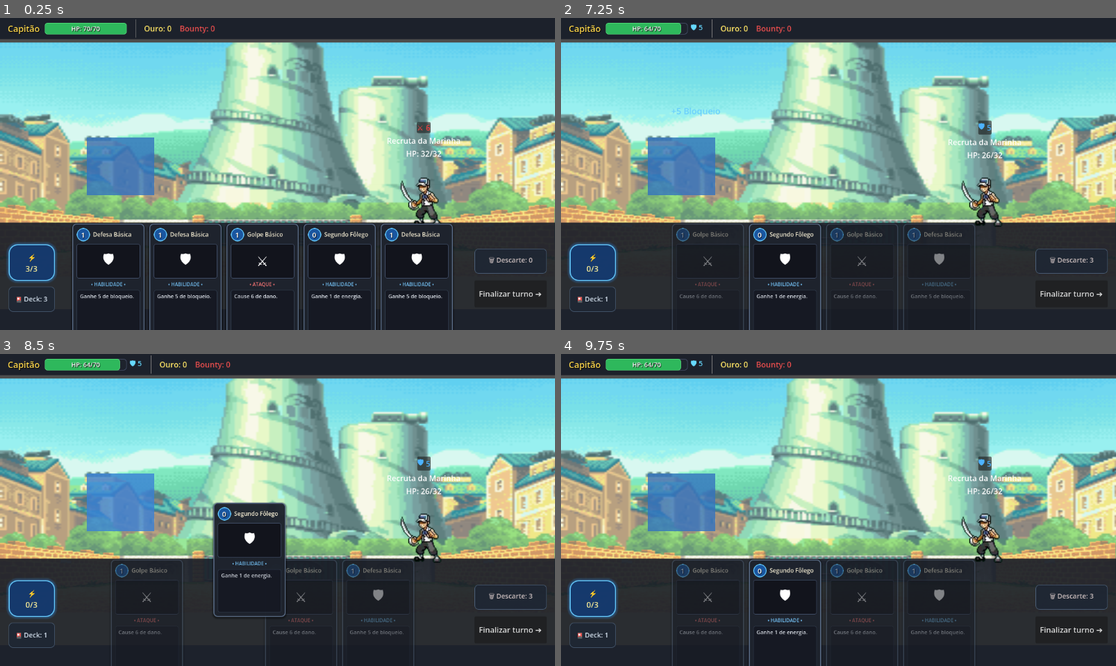
Above: before the commit, frames 1-4 (two rows, left to right).
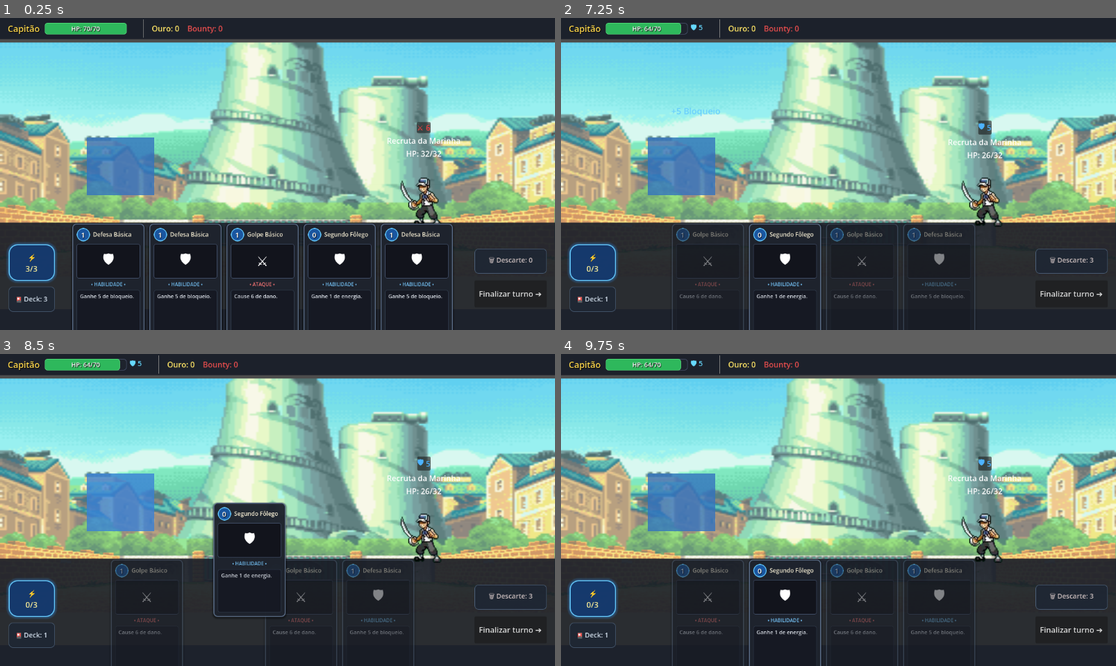
Above: after the commit, the same moments.

Repository: diogoasp/grand-voyage-deckbuilder
Game: Godot game, scene res://scenes/combat/CombatScene.tscn
Same seed, same stepped clock (60 frames per second), same inputs: the game is played once before the commit and once after it. This scene is started directly instead of the project's main scene.
Inputs (mouse positions are in pixels of both pictures, inside the frame that each line leads up to):
- Up to frame 1 (0.25 s): no input
- Up to frame 2 (7.25 s): click "Finalizar turno ➔" at 0.5 s; drag from (672, 280) to (894, 105) at 1.27 s; drag from (705, 280) to (810, 236) at 2.02 s; move the mouse to (783, 264) at 2.77 s; click (783, 264) at 2.92 s; drag from (672, 280) to (672, 127) at 3.52 s; drag from (744, 280) to (866, 174) at 4.27 s; drag from (821, 280) to (755, 96) at 5.02 s; move the mouse to (899, 280) at 5.77 s; click (899, 280) at 5.92 s; drag from (977, 280) to (727, 189) at 6.52 s
- Up to frame 3 (8.5 s): drag from (144, 616) to (333, 441) at 7.27 s; drag from (222, 616) to (249, 572) at 8.02 s
- Up to frame 4 (9.75 s): move the mouse to (860, 616) at 8.77 s; click (860, 616) at 8.92 s; drag from (938, 616) to (672, 463) at 9.52 s

The runs differ from the first frame. In frame 1, 0.2% of the frame differs, in the area x 24-41%, y 0-7%; in frame 2, 0.2%; in frame 3, 0.2%; in frame 4, 0.2%.

Commit message:
Adds a crew display to the top bar during combat, featuring icons and detailed tooltips

Diff:
--- a/data/crew/crew.json
+++ b/data/crew/crew.json
@@ -4,9 +4,11 @@
 	"name": "Dr. Lin",
 	"role": "Médico",
 	"rarity": "common",
+	"face_path": "res://assets/art/crew_chars/md_chefe/face.png",
 	"description": "Um médico errante que cuida da saúde da tripulação em troca de sustento na viagem.",
 	"food_cost_per_sector": 1,
 	"passive_heal_per_sector": 6,
+	"passive_description": "Cura +6 HP após cada travessia entre setores (consome 1 de comida).",
 	"associated_cards": ["field_medicine"],
 	"tags": ["doctor", "support"]
   },
@@ -15,9 +17,11 @@
 	"name": "Tora, o Cozinheiro dos Mares",
 	"role": "Cozinheiro",
 	"rarity": "uncommon",
+	"face_path": "res://assets/art/crew_chars/son_lulu_young/face.png",
 	"description": "Cozinheiro marcial habilidoso que transforma ingredientes simples em banquetes fortificantes para a tripulação.",
 	"food_cost_per_sector": 0,
 	"passive_bonus_food_at_port": 2,
+	"passive_description": "Fornece +2 de comida extra ao atracar em portos e cidades.",
 	"associated_cards": ["hearty_meal"],
 	"tags": ["chef", "support", "food"]
   }
--- a/scenes/combat/CombatScene.tscn
+++ b/scenes/combat/CombatScene.tscn
@@ -168,6 +168,11 @@
 text = "🛡 0"
 vertical_alignment = 1
 
+[node name="CrewContainer" type="HBoxContainer" parent="TopBar" unique_id=1481928341]
+layout_mode = 2
+theme_override_constants/separation = 6
+alignment = 1
+
 [node name="Separator" type="VSeparator" parent="TopBar" unique_id=184918231]
 layout_mode = 2
 
--- a/scenes/combat/combat_scene.gd
+++ b/scenes/combat/combat_scene.gd
@@ -17,6 +17,7 @@
 @onready var player_hp_label: Label = $TopBar/PlayerHUD/PlayerHPContainer/PlayerHPBar/PlayerHPLabel
 @onready var player_block_badge: Label = $TopBar/PlayerHUD/PlayerHPContainer/PlayerBlockBadge
 
+@onready var crew_container: HBoxContainer = $TopBar/CrewContainer
 @onready var gold_label: Label = $TopBar/GoldLabel
 @onready var bounty_label: Label = $TopBar/BountyLabel
 
@@ -271,6 +272,7 @@
 
 	end_turn_button.disabled = combat_finished
 	update_status_icons()
+	update_crew_display()
 
 
 func update_enemy_intent_display() -> void:
@@ -353,6 +355,116 @@
 		player_status_container.add_child(status_badge)
 
 
+func update_crew_display() -> void:
+	if crew_container == null:
+		return
+
+	for child in crew_container.get_children():
+		child.queue_free()
+
+	if GameState.crew_members.is_empty():
+		return
+
+	for crew_id in GameState.crew_members:
+		if not DataLoader.has_crew(crew_id):
+			continue
+
+		var crew_data: Dictionary = DataLoader.get_crew(crew_id)
+		var crew_widget := create_crew_icon_widget(crew_data)
+		crew_container.add_child(crew_widget)
+
+
+func create_crew_icon_widget(crew_data: Dictionary) -> Control:
+	var crew_name: String = str(crew_data.get("name", "Tripulante"))
+	var role: String = str(crew_data.get("role", "Aventureiro"))
+	var rarity: String = str(crew_data.get("rarity", "common")).to_lower()
+	var face_path: String = str(crew_data.get("face_path", ""))
+	var passive_desc: String = str(crew_data.get("passive_description", ""))
+
+	var role_lower := role.to_lower()
+	if "combatente" in role_lower or role_lower == "combatant":
+		passive_desc = "Adiciona 5 cartas ao baralho."
+	elif passive_desc == "":
+		passive_desc = str(crew_data.get("description", "Membro valioso da tripulação."))
+
+	var border_color := Color(0.35, 0.42, 0.52) # Comum
+	var rarity_name := "Comum"
+	match rarity:
+		"uncommon":
+			border_color = Color(0.2, 0.7, 0.85) # Azul turquesa
+			rarity_name = "Incomum"
+		"rare":
+			border_color = Color(0.85, 0.4, 0.95) # Roxo místico
+			rarity_name = "Raro"
+		"legendary":
+			border_color = Color(0.95, 0.8, 0.25) # Dourado lendário
+			rarity_name = "Lendário"
+
+	var role_icon := "⚓"
+	match role_lower:
+		"médico", "medico", "doctor":
+			role_icon = "💉"
+		"cozinheiro", "chef":
+			role_icon = "🍖"
+		"navegador", "navigator":
+			role_icon = "🧭"
+		"combatente", "combatant":
+			role_icon = "⚔"
+		"carpinteiro", "carpenter":
+			role_icon = "🔨"
+		"atirador", "sniper":
+			role_icon = "🎯"
+
+	var panel := PanelContainer.new()
+	panel.custom_minimum_size = Vector2(30, 30)
+	panel.size_flags_vertical = Control.SIZE_SHRINK_CENTER
+	panel.mouse_filter = Control.MOUSE_FILTER_PASS
+
+	var stylebox := StyleBoxFlat.new()
+	stylebox.bg_color = Color(0.12, 0.15, 0.2, 0.95)
+	stylebox.border_width_left = 2
+	stylebox.border_width_top = 2
+	stylebox.border_width_right = 2
+	stylebox.border_width_bottom = 2
+	stylebox.border_color = border_color
+	stylebox.corner_radius_top_left = 6
+	stylebox.corner_radius_top_right = 6
+	stylebox.corner_radius_bottom_right = 6
+	stylebox.corner_radius_bottom_left = 6
+	panel.add_theme_stylebox_override("panel", stylebox)
+
+	var has_valid_face := false
+	if face_path != "" and ResourceLoader.exists(face_path):
+		var face_tex: Texture2D = load(face_path)
+		if face_tex != null:
+			var tex_rect := TextureRect.new()
+			tex_rect.texture = face_tex
+			tex_rect.expand_mode = TextureRect.EXPAND_IGNORE_SIZE
+			tex_rect.stretch_mode = TextureRect.STRETCH_KEEP_ASPECT_CENTERED
+			tex_rect.custom_minimum_size = Vector2(26, 26)
+			tex_rect.mouse_filter = Control.MOUSE_FILTER_PASS
+			panel.add_child(tex_rect)
+			has_valid_face = true
+
+	if not has_valid_face:
+		var icon_lbl := Label.new()
+		icon_lbl.text = role_icon
+		icon_lbl.horizontal_alignment = HORIZONTAL_ALIGNMENT_CENTER
+		icon_lbl.vertical_alignment = VERTICAL_ALIGNMENT_CENTER
+		icon_lbl.add_theme_font_size_override("font_size", 16)
+		icon_lbl.mouse_filter = Control.MOUSE_FILTER_PASS
+		panel.add_child(icon_lbl)
+
+	panel.tooltip_text = "[ %s ]\nProfissão: %s\nRaridade: %s\nHabilidade: %s" % [
+		crew_name,
+		role,
+		rarity_name,
+		passive_desc
+	]
+
+	return panel
+
+
 func get_card_views_in_hand() -> Array[CardView]:
 	var card_views: Array[CardView] = []
 
Not shown, changed: docs/CURRENT_TASK.md
